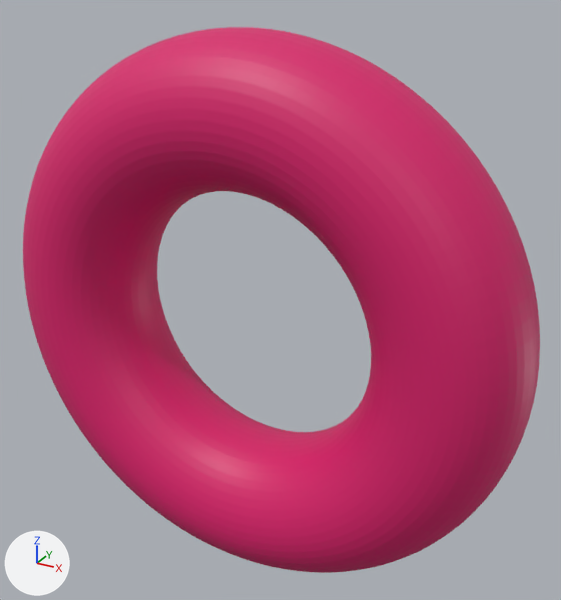
An edit to the glTF model assets/torus_grid_sweep/torus_R5_r6.glb, drawn before and after from the same camera.
The view is the same before and after, from a 50 mm camera at (18.7, -30.9, 17.0) aimed at (1.1, 1.1, 1.0). Arrows for +X, +Y and +Z are at lower left; the lights stay in place. The older version comes first. Where no turn or scale is listed for an object, it has been applied to the vertices.

The older version as bpy lines, for what is in view:
```python
me_geometry_0 = bpy.data.meshes.new('geometry_0')
me_geometry_0.from_pydata(...)  # 5000 vertices, 10000 faces; spans x -14.2..14.2, y -3.7..3.7, z -14.2..14.2
me_geometry_0.materials.append(mat_defaultmaterial)
ob_geometry_0 = bpy.data.objects.new('geometry_0', me_geometry_0)
ob_geometry_0.location = (0.0, 0.0, 0.0)
```
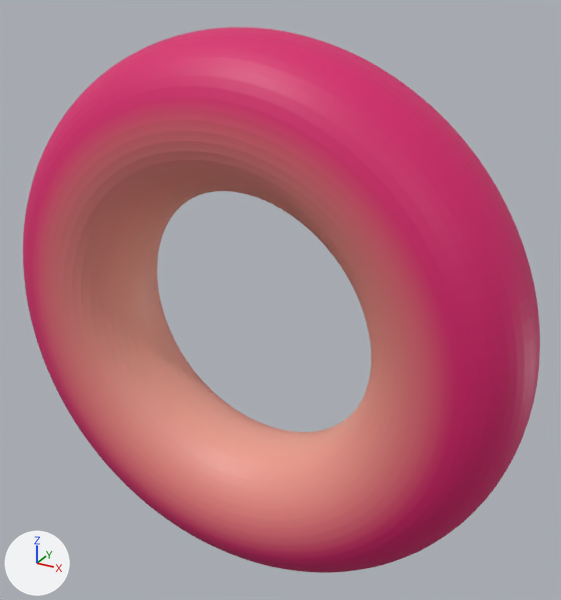
What differs and where, as boxes (x1, y1, x2, y2) in the pictures (561 x 600 px):
part 1 of me_geometry_0, recoloured (lighter)
    both: (63, 151, 402, 520)
part 2 of me_geometry_0, recoloured (pink to red)
    both: (31, 101, 451, 557)

Edits to the bpy script that builds the scene:
```text
Change me_geometry_0:
    where me_geometry_0.from_pydata(...)  # 5000 vertices, 10000 faces; spans x -14.2..14.2, y -3.7..3.7, z -14.2..14.2
    used by ob_geometry_0; location = (0.0, 0.0, 0.0)
    me_geometry_0 part 1: 4000 faces centred in x -9.3..9.3, y -3.4..3.4, z -9.3..9.3 are repainted in the vertex colours; the middle colour goes from pink #da1c6c to pink #ed9c8f
    me_geometry_0 part 2: 2400 faces centred in x -12.0..12.0, y -3.7..3.7, z -12.0..12.0 are repainted in the vertex colours; the middle colour goes from pink #da1c6c to red #de5871
```
